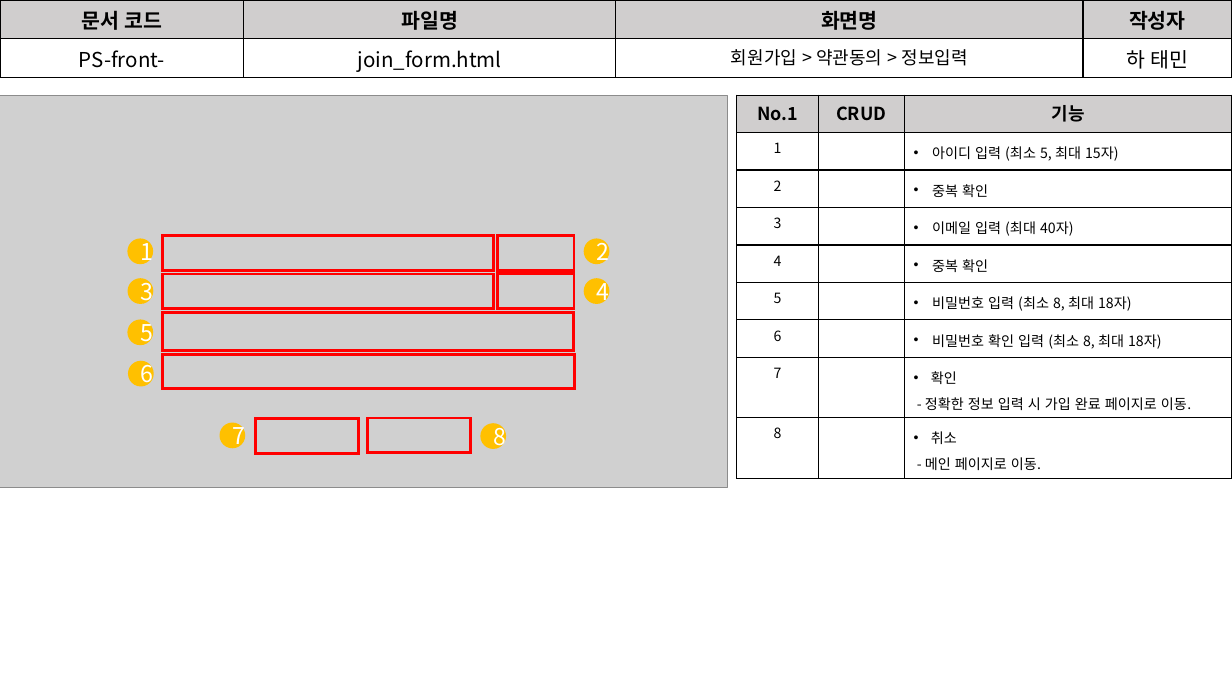
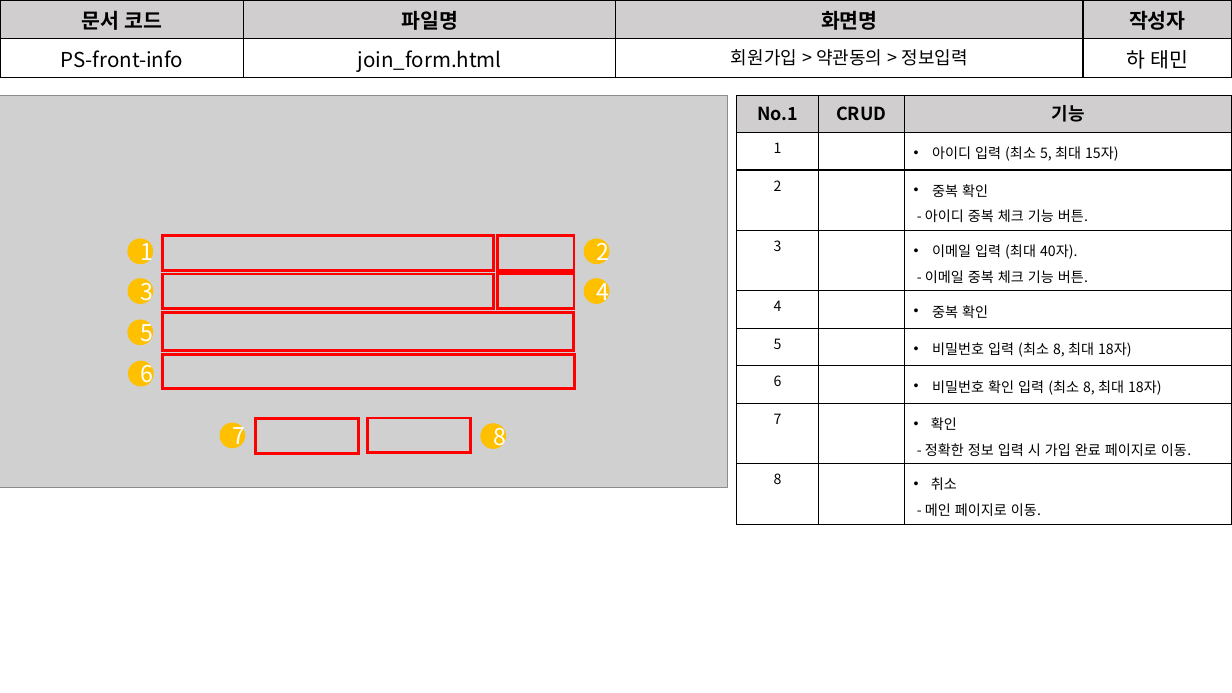
Before and after one commit to David-Ha-1217/Publisher_Portfolio, a slide deck: slide 12 of Documents/화면설계서.pptx. Drawn at 1232x693 pixels with LibreOffice and Linux fonts; fonts in the diff are those of the drawing; grey boxes stand for pictures. Boxes give left, top, right and bottom in pixels: in the first picture for what was removed or moved away, otherwise in the second. Text is boxed around its words. In the diff, an @@ line names an element or a change of style, - is before the commit and + after.

Commit message:
(2020-06-04) 기능정의서, 화면설계서 수정.

```diff
--- a/Documents/화면설계서.pptx
+++ b/Documents/화면설계서.pptx
@@ table at (x1=0, y1=0, x2=1232, y2=76) @@
-row 2, column 1: PS-front-
+row 2, column 1: PS-front-info
@@ table at (x1=738, y1=95, x2=1232, y2=520) @@
-row 3, column 3: 중복 확인
+row 3, column 3: 중복 확인 / - 아이디 중복 체크 기능 버튼.
-row 4, column 3: 이메일 입력 (최대 40자)
+row 4, column 3: 이메일 입력 (최대 40자). / - 이메일 중복 체크 기능 버튼.
```
Also in this commit, not shown: 9 other slides changed, 4 slides added, 3 slides removed, 1 other file.
